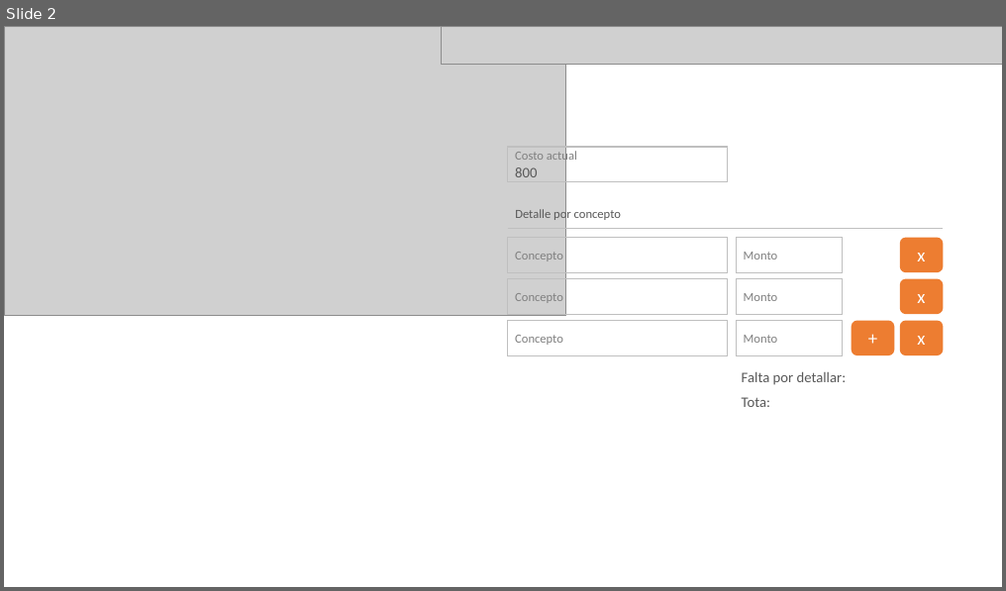
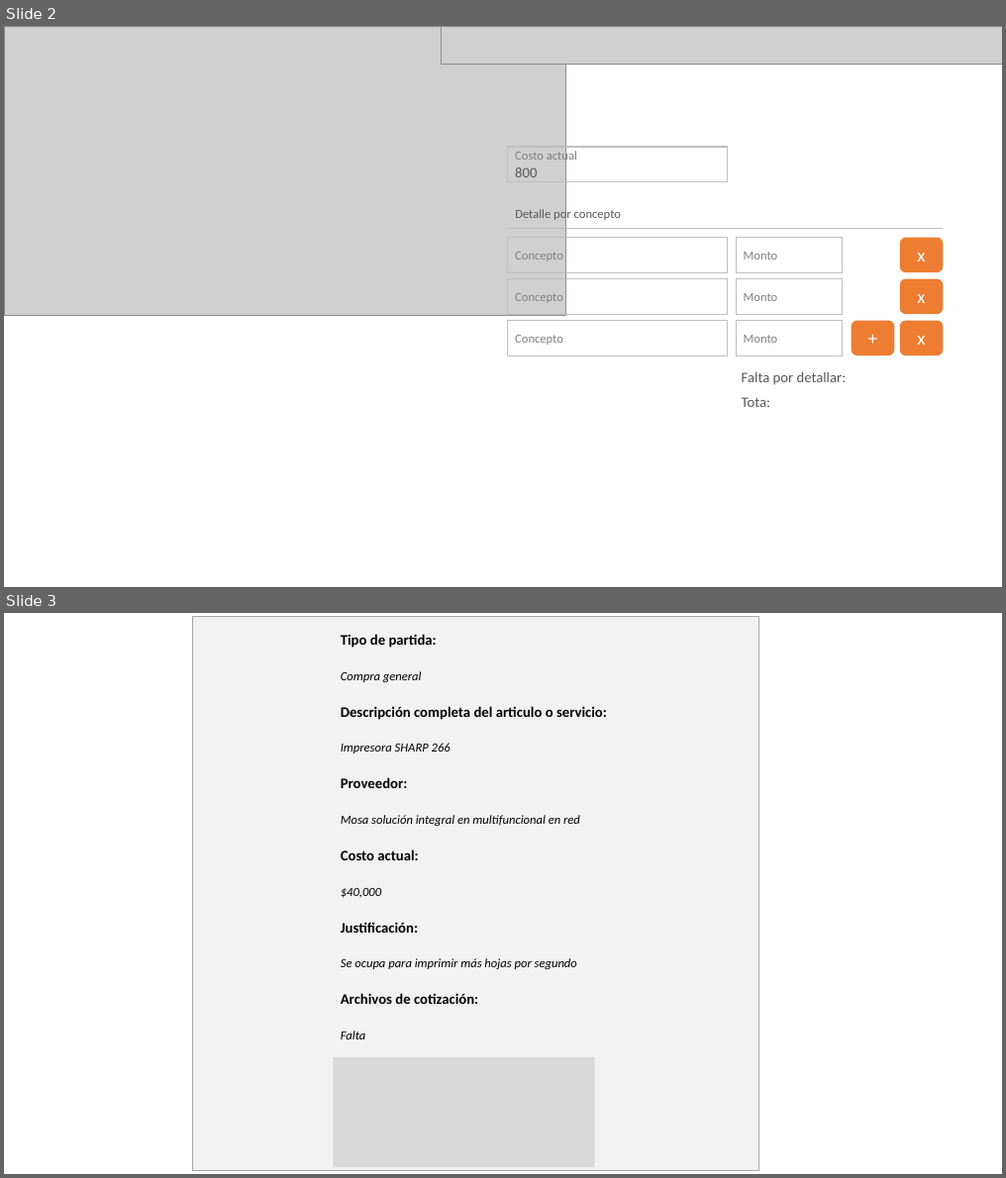
Before and after one commit to CSI-SIE/partidaExtraordinariaValidaTesoreria, a slide deck: Diseño en power point Ejemplos.pptx. Shown one above the other, each under a label of ours: slide 2 before the commit, slides 2 and 3 after it. The pictures are 1006x591 and 1006x1178 pixels, drawn with LibreOffice and Linux fonts; fonts in the diff are those of the drawing; grey boxes stand for pictures. Boxes give left, top, right and bottom in pixels: in the first picture for what was removed or moved away, otherwise in the second. Text is boxed around its words. In the diff, an @@ line names an element or a change of style, - is before the commit and + after.

```diff
--- a/Diseño en power point Ejemplos.pptx
+++ b/Diseño en power point Ejemplos.pptx
@@ slide 3 added at <box>4,613,1002,1174</box>, background #FFFFFF @@
@@ rectangle added at <box>193,617,759,1171</box>, fill #F2F2F2, outline #A6A6A6 1 pt @@
@@ text added at <box>341,634,437,648</box>, 14 pt, text #000000, bold @@
+Tipo de partida:
@@ text added at <box>341,671,422,682</box>, 12 pt, text #000000, italic @@
+Compra general
@@ text added at <box>341,706,607,720</box>, 14 pt, text #000000, bold @@
+Descripción completa del articulo o servicio:
@@ text added at <box>341,743,450,754</box>, 12 pt, text #000000, italic @@
+Impresora SHARP 266
@@ text added at <box>341,777,408,788</box>, 14 pt, text #000000, bold @@
+Proveedor:
@@ text added at <box>341,815,580,826</box>, 12 pt, text #000000, italic @@
+Mosa solución integral en multifuncional en red
@@ text added at <box>341,850,418,861</box>, 14 pt, text #000000, bold @@
+Costo actual:
@@ text added at <box>341,888,381,898</box>, 12 pt, text #000000, italic @@
+$40,000
@@ text added at <box>341,922,418,933</box>, 14 pt, text #000000, bold @@
+Justificación:
@@ text added at <box>341,959,577,969</box>, 12 pt, text #000000, italic @@
+Se ocupa para imprimir más hojas por segundo
@@ text added at <box>341,993,478,1004</box>, 14 pt, text #000000, bold @@
+Archivos de cotización:
@@ rectangle added at <box>334,1058,595,1167</box>, fill #D9D9D9 @@
@@ text added at <box>341,1031,365,1040</box>, 12 pt, text #000000, italic @@
+Falta
```
Also in this commit, not shown: 20 other files.
